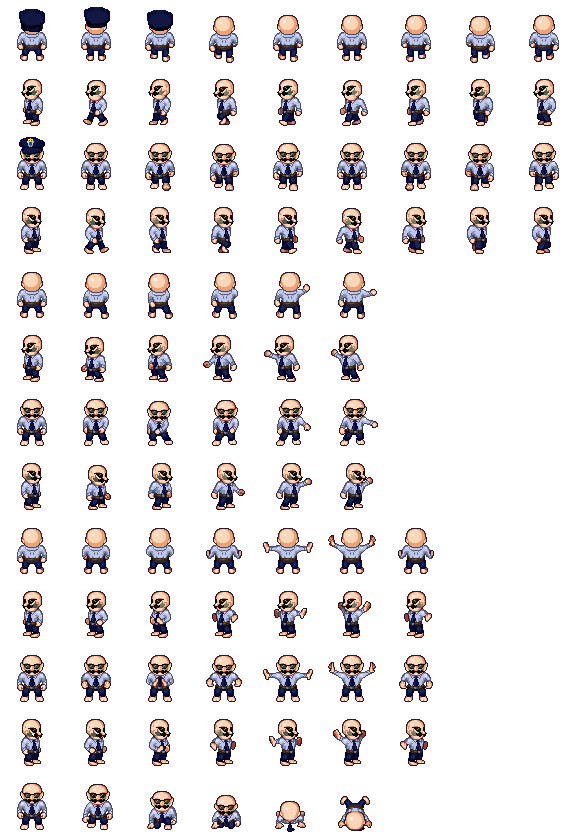
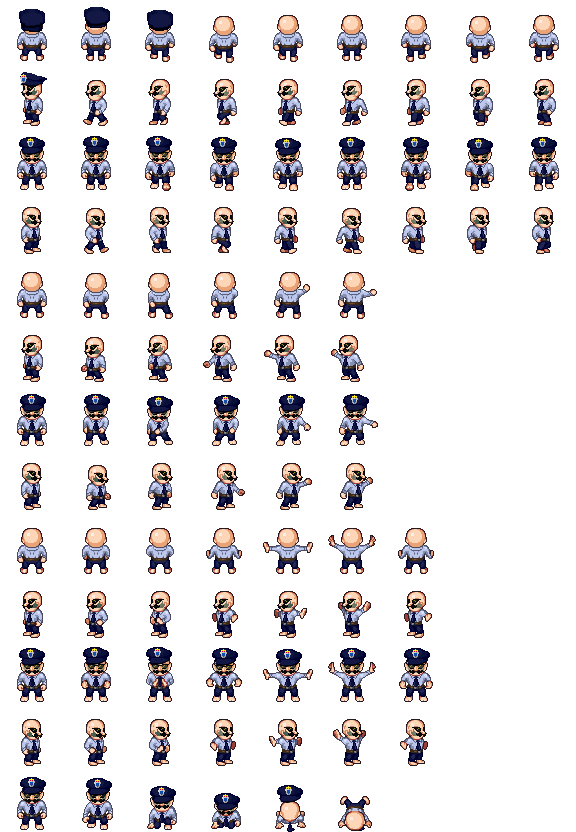
Layers edited between the first and the second 576x832 image:
showed "MergedCapFront" over [19, 11, 557, 811]
added group "SideCap" with 2 layers above "PoliceCap #1" over [20, 67, 59, 87]
added layer "Emblem #1" in group "SideCap" over [20, 67, 59, 83]
added layer "PoliceCap #3" in group "SideCap" over [20, 72, 47, 87]
